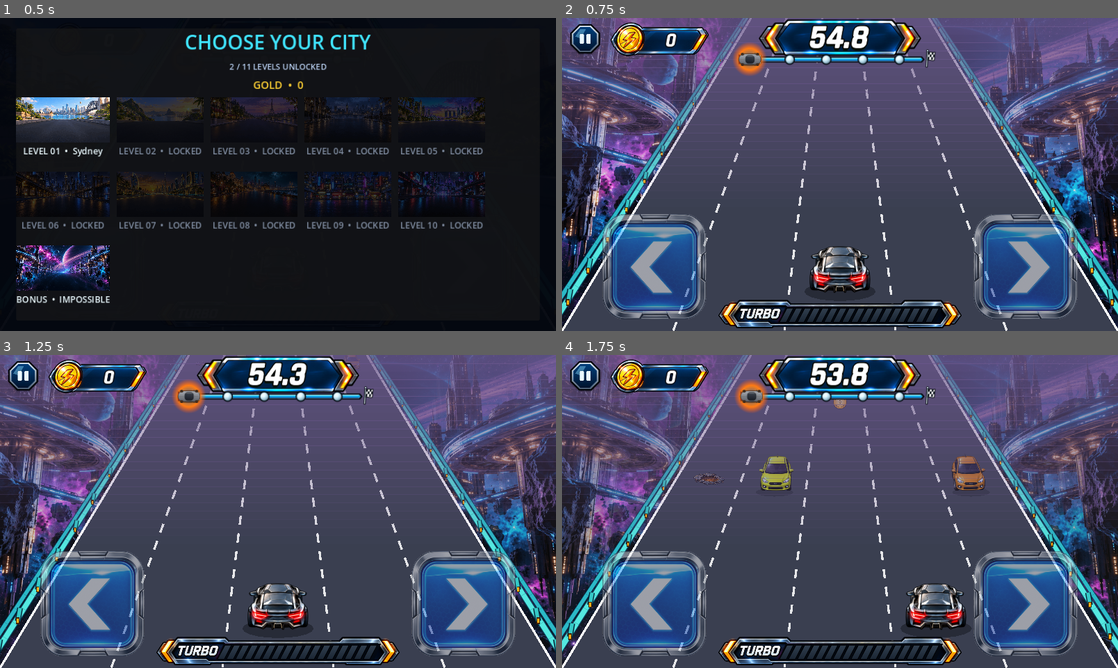
Above: before the commit, frames 1-4 (two rows, left to right).
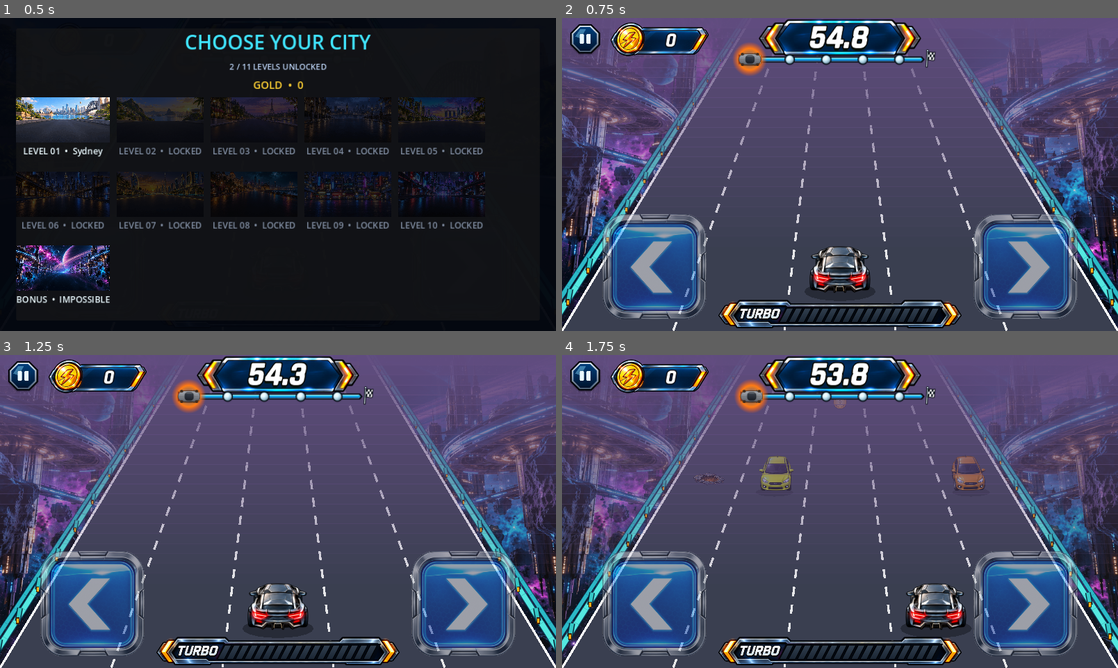
Above: after the commit, the same moments.

Repository: kjs8806/swerve
Game: Godot game, scene res://scenes/Main.tscn
Two runs of this game, one before a commit and one after it. Both use one fixed random seed, a clock stepped at 60 frames per second and the inputs below.
Inputs (mouse positions are in pixels of both pictures, inside the frame that each line leads up to):
- Up to frame 1 (0.5 s): no input
- Up to frame 2 (0.75 s): click (656, 265) at 0.5 s
- Up to frame 3 (1.25 s): no input
- Up to frame 4 (1.75 s): tap Enter at 1.25, 1.35 s; hold Right from 1.28 s (still down); tap Space at 1.52 s

Frame 1 is identical in both runs. In frame 2, 4.1% of the frame differs, in the area x 0-100%, y 0-67%; in frame 3, 3.5%; in frame 4, 3.2%.

Commit message:
Thicken the Impossible level's fog
Extend the fog band's max coverage/opacity and max out the level's own
fog_density so the horizon haze reads as noticeably heavier - the
background city is now fully obscured near the top instead of just
tinted, per feedback that the first pass was too subtle.

Co-Authored-By: Claude Sonnet 5 <noreply@anthropic.com>
Claude-Session: https://claude.ai/code/session_01QqagUjceaYyhY4xqvSyKnT

Diff:
--- a/godot/levels/level_11_impossible.tres
+++ b/godot/levels/level_11_impossible.tres
@@ -28,5 +28,5 @@
 coin_run_max = 1
 turbo_spawn_min = 16.0
 turbo_spawn_max = 21.0
-fog_density = 0.85
-fog_color = Color(0.42, 0.34, 0.55, 1.0)
+fog_density = 1.0
+fog_color = Color(0.38, 0.3, 0.5, 1.0)
--- a/godot/scripts/Race.gd
+++ b/godot/scripts/Race.gd
@@ -120,9 +120,9 @@
 # reaches FOG_MAX_COVERAGE of the viewport height plus a soft FOG_FEATHER
 # fade-out, staying well above the player's own row (0.8 * height) so the
 # player is never fogged, only what's still further up the road.
-const FOG_MAX_COVERAGE := 0.62
-const FOG_FEATHER := 0.12
-const FOG_MAX_ALPHA := 0.92
+const FOG_MAX_COVERAGE := 0.66
+const FOG_FEATHER := 0.10
+const FOG_MAX_ALPHA := 0.98
 
 enum State { READY, PLAYING, PAUSED, WIN, LOSE }
 
